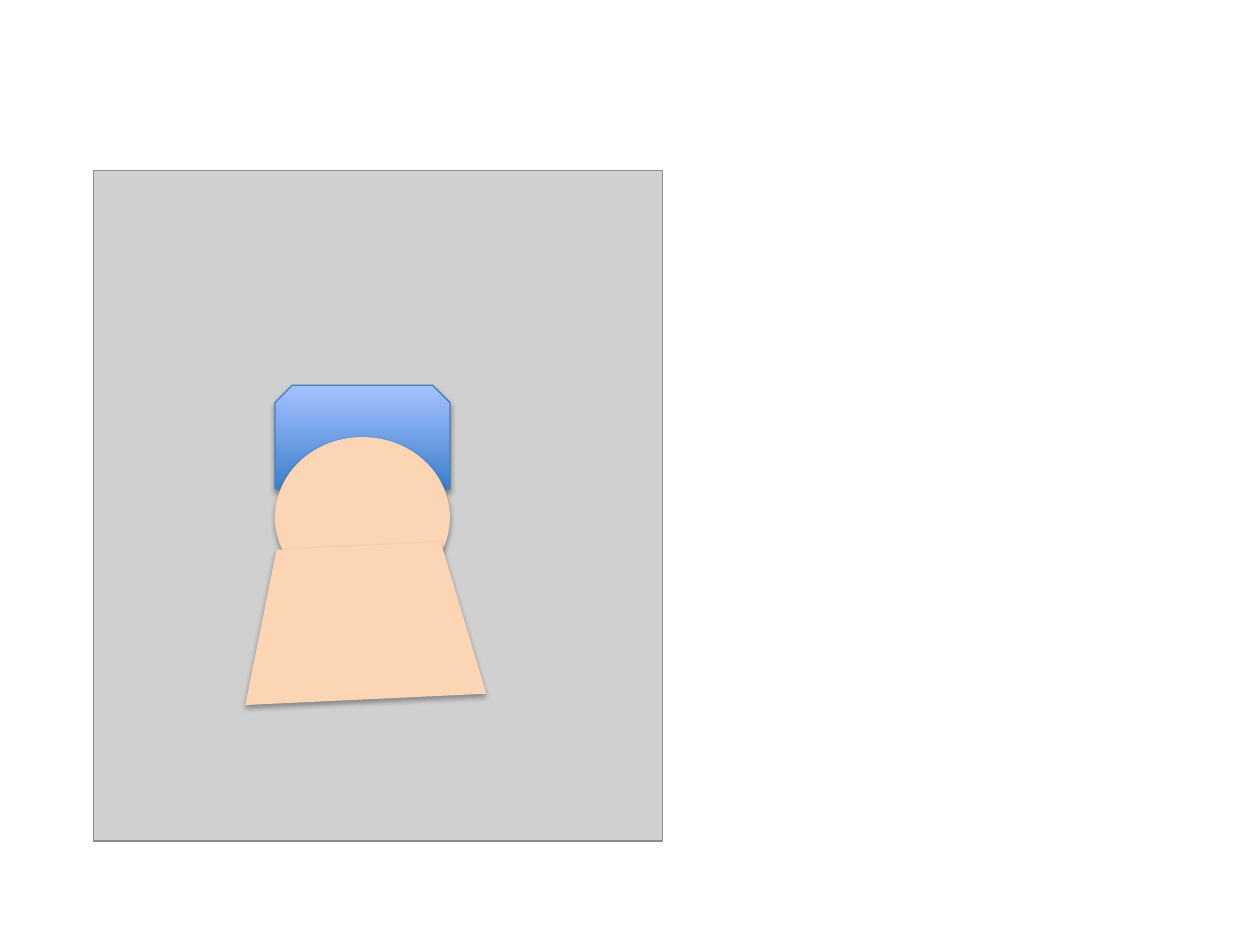
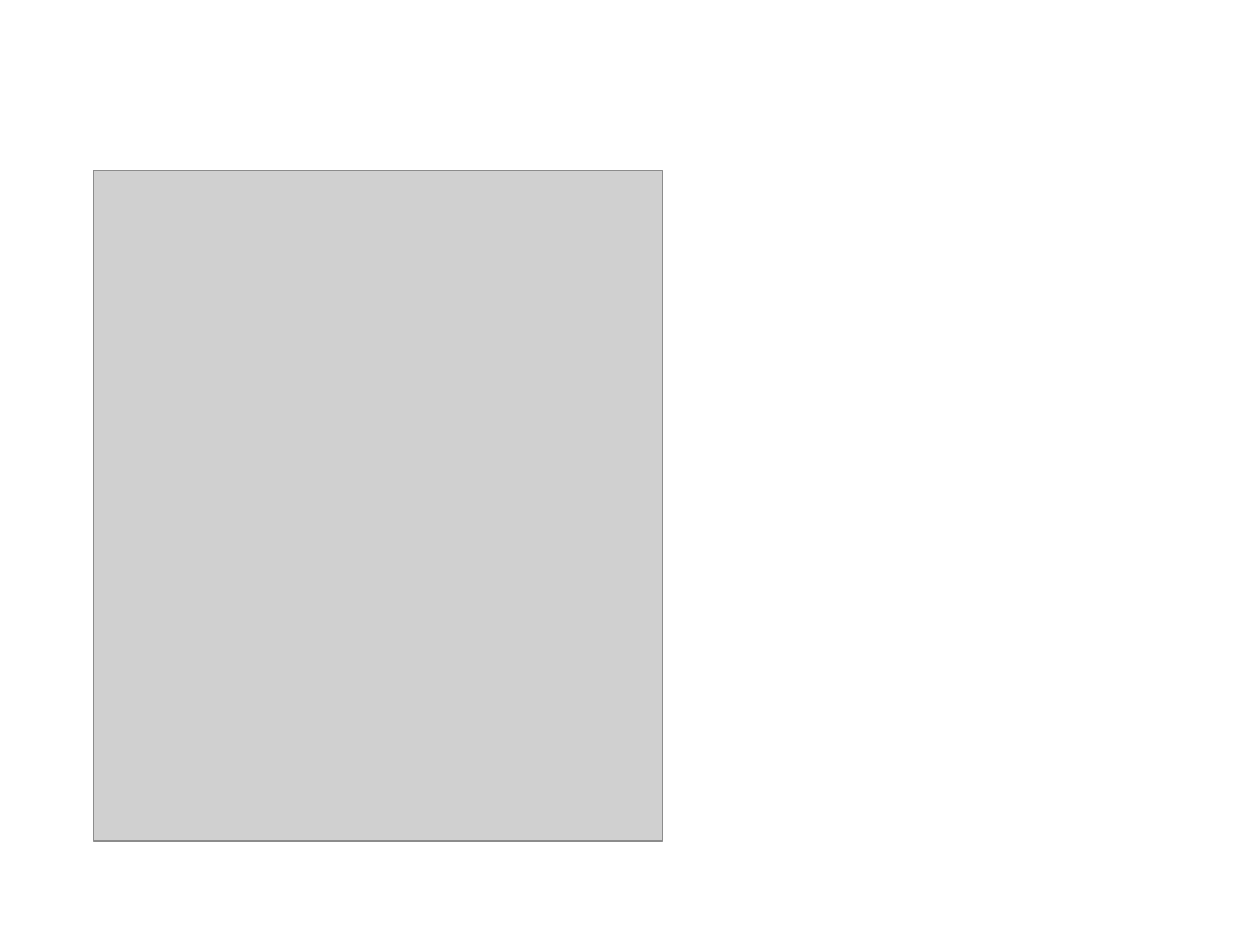
Before and after one commit to sfarhatd/Edoc, a slide deck: slide 2 of edoc person.pptx. Drawn at 1260x945 pixels with LibreOffice and Linux fonts; fonts in the diff are those of the drawing; grey boxes stand for pictures. Boxes give left, top, right and bottom in pixels: in the first picture for what was removed or moved away, otherwise in the second. Text is boxed around its words. In the diff, an @@ line names an element or a change of style, - is before the commit and + after.

```diff
--- a/edoc person.pptx
+++ b/edoc person.pptx
@@ snip same rect removed at box(275, 386, 450, 489) @@
@@ ellipse removed at box(275, 437, 450, 598) @@
@@ trapezoid removed at box(238, 540, 486, 705) @@
```
Also in this commit, not shown: 4 other files.
